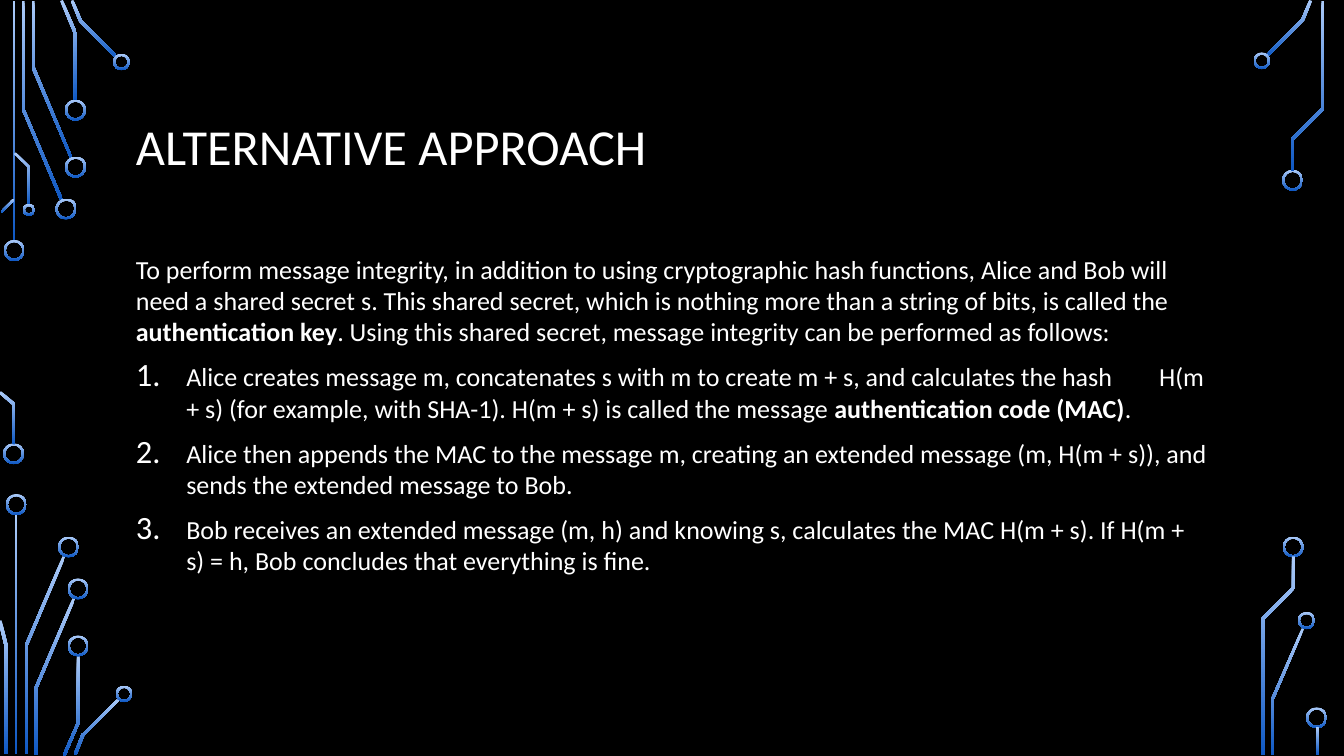
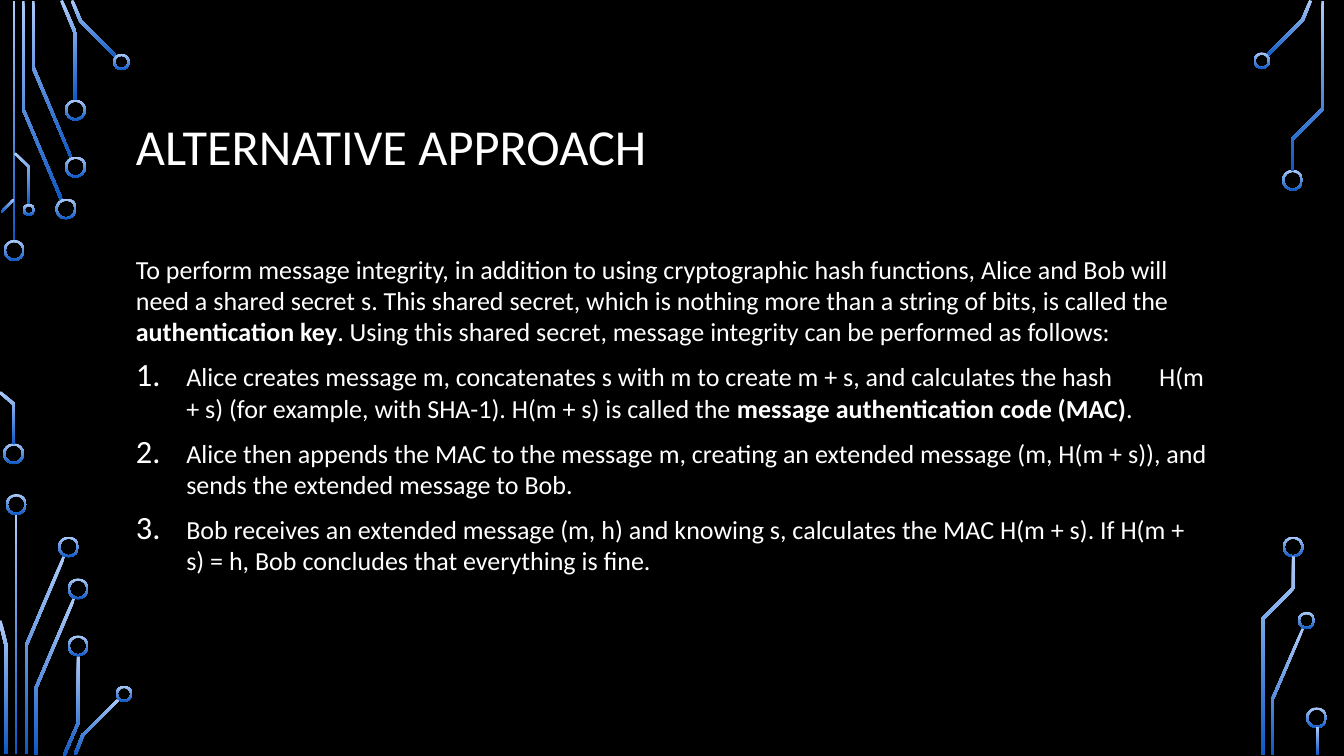
Before and after one commit to CDsonji/NET-Seminar, a slide deck: slide 29 of TLS.pptx. Drawn at 1344x756 pixels with LibreOffice and Linux fonts; fonts in the diff are those of the drawing; background and template pictures are left out. Boxes give left, top, right and bottom in pixels: in the first picture for what was removed or moved away, otherwise in the second. Text is boxed around its words. In the diff, an @@ line names an element or a change of style, - is before the commit and + after.

```diff
--- a/TLS.pptx
+++ b/TLS.pptx
@@ text at (186, 368, 1133, 423): bold on in "message" @@
```
Also in this commit, not shown: 4 other slides changed, 1 slide added.
